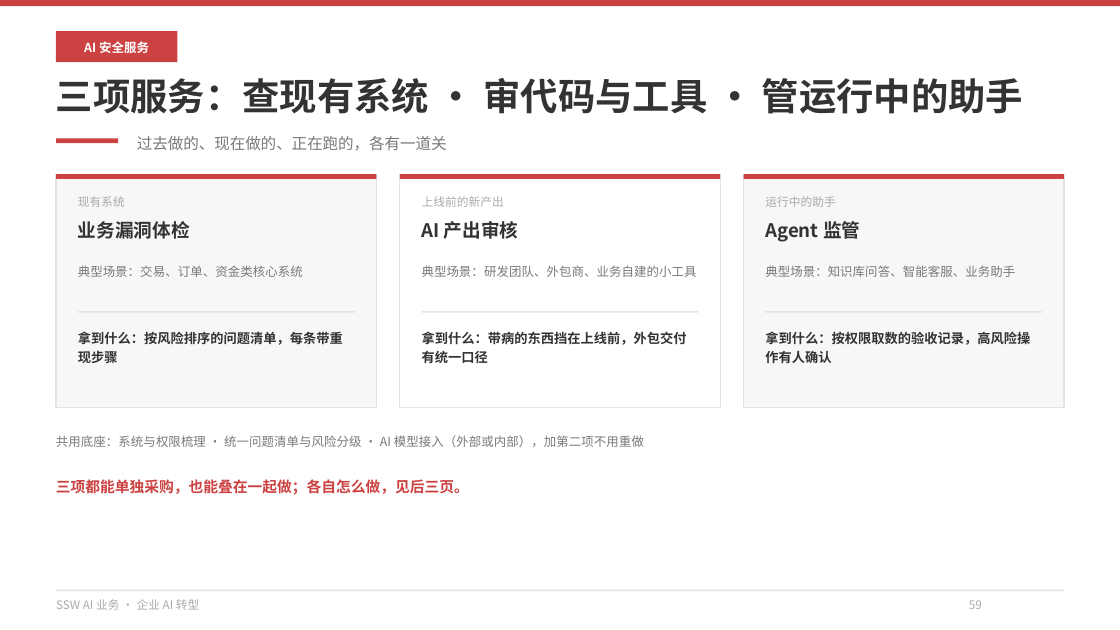
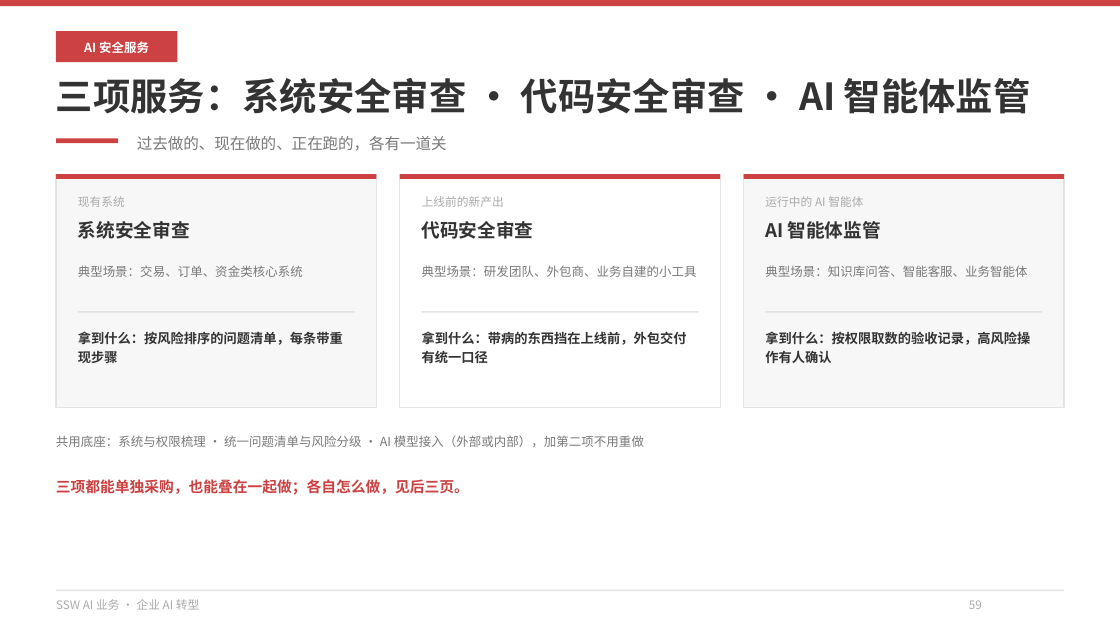
Before and after one commit to hveraus/ssw-business, a slide deck: slide 59 of SSW AI 业务_v2/SSW AI 业务_v3.pptx. Drawn at 1120x630 pixels with LibreOffice and Linux fonts; fonts in the diff are those of the drawing. Boxes give left, top, right and bottom in pixels: in the first picture for what was removed or moved away, otherwise in the second. Text is boxed around its words. In the diff, an @@ line names an element or a change of style, - is before the commit and + after.

Commit message:
术语统一：助手 → AI 智能体；三项服务改为系统安全审查 / 代码安全审查 / AI 智能体监管
- P58 导览行改为「系统安全审查 · 代码安全审查 · AI 智能体监管」
- P59 三项服务名与卡标签同步（现有系统 / 上线前的新产出 / 运行中的 AI 智能体）
- P61/P62/P63 三页服务标题改用新名；P60 表格「一句话骗 AI 智能体交出资料 / 加 AI 智能体监管」
- 全篇「助手」清零（48 处）：案例页、中台页、服务线、附录一术语页统一为「AI 智能体」
- A1 术语页第一行改为「Agent / 智能体 → AI 智能体 · 数字员工」；原「③ 助手（技能和智能体）」改为「③ AI 智能体的组合与共享」；「四助手」改「四类智能体」
- 目录描述改「系统审查 · 代码审查 · 智能体监管」

```diff
--- a/SSW AI 业务_v2/SSW AI 业务_v3.pptx
+++ b/SSW AI 业务_v2/SSW AI 业务_v3.pptx
@@ text at (56,78,1031,114): text changed @@
-三项服务：查现有系统 · 审代码与工具 · 管运行中的助手
+三项服务：系统安全审查 · 代码安全审查 · AI 智能体监管
@@ text at (765,196,863,207): text changed @@
-运行中的助手
+运行中的 AI 智能体
@@ text at (78,221,190,239): text changed @@
-业务漏洞体检
+系统安全审查
@@ text at (422,221,534,239): text changed @@
-AI 产出审核
+代码安全审查
@@ text at (765,221,881,239): text changed @@
-Agent 监管
+AI 智能体监管
@@ text at (765,265,1027,277): text changed @@
-典型场景：知识库问答、智能客服、业务助手
+典型场景：知识库问答、智能客服、业务智能体
```
Also in this commit, not shown: 27 other slides changed, 2 other files.
